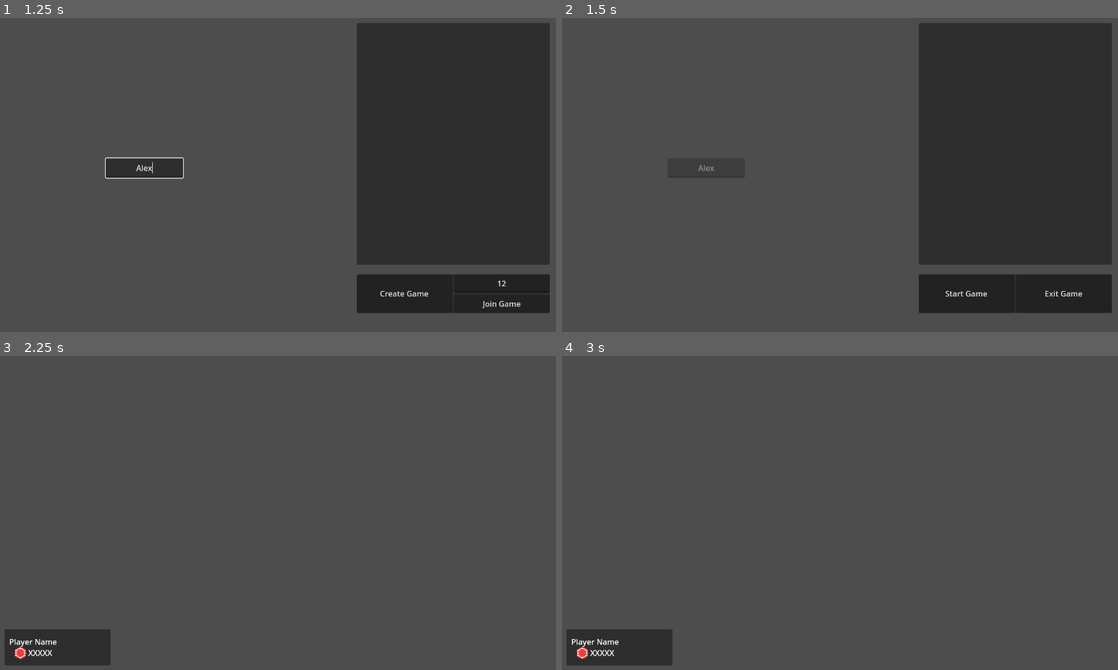
Above: before the commit, frames 1-4 (two rows, left to right).
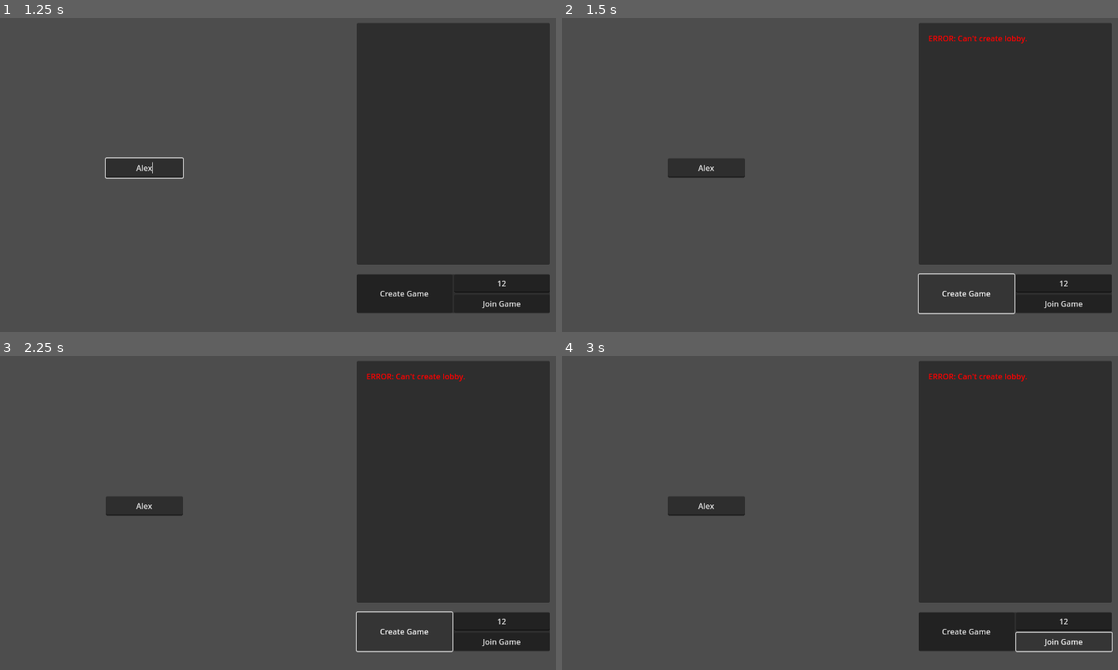
Above: after the commit, the same moments.

Repository: rwilson02/Poker-Party
Game: Godot game, scene res://scenes/Main.tscn
Two runs of this game, one before a commit and one after it. Both use one fixed random seed, a clock stepped at 60 frames per second and the inputs below.
Inputs (mouse positions are in pixels of both pictures, inside the frame that each line leads up to):
- Up to frame 1 (1.25 s): click (500, 284) at 0.52 s; type "12" at 0.6 s; click (144, 168) at 0.75 s; type "Alex" at 0.83 s
- Up to frame 2 (1.5 s): click "Create Game" at 1.25 s
- Up to frame 3 (2.25 s): click (405, 632) at 2 s, where only the run before the commit has a clickable "Start Game"
- Up to frame 4 (3 s): click (1062, 641) at 2.75 s, where only the run after the commit has a clickable "Join Game"

Frame 1 is identical in both runs. In frame 2, 0.7% of the frame differs, in the area x 24-94%, y 5-95%; in frame 3, 32%; in frame 4, 33%, in the area x 0-100%, y 1-99%.

Commit message:
lobby error handling pt1

Diff:
--- a/scripts/lobby.gd
+++ b/scripts/lobby.gd
@@ -37,28 +37,54 @@
 func create_game():
 	if not name_input.text.is_empty():
 		Netgame.player_info["name"] = name_input.text
-	name_input.editable = false
 
-	Netgame.create_game()
-	lobby_controls.visible = false
-	start_controls.visible = true
-	start_controls.get_node("StartButton").visible = true
+	var error = Netgame.create_game()
+	if not error:
+		name_input.editable = false
+		lobby_controls.visible = false
+		start_controls.visible = true
+		start_controls.get_node("StartButton").visible = true
+	else:
+		player_display.clear()
+		player_display.push_color(Color.RED)
+		match error:
+			ERR_CANT_CREATE:
+				player_display.append_text("ERROR: Can't create lobby.")
+			_:
+				player_display.append_text("Not sure what the issue is: %s" % error)
+		player_display.pop()
 
 func on_join_button():
 	if not name_input.text.is_empty():
 		Netgame.player_info["name"] = name_input.text
-	name_input.editable = false
 
-	Netgame.join_game(address_bar.text)
-	lobby_controls.visible = false
-	start_controls.visible = true
-	start_controls.get_node("StartButton").visible = false
+	var error = Netgame.join_game(address_bar.text)
+	if not error:
+		name_input.editable = false
+		lobby_controls.visible = false
+		start_controls.visible = true
+		start_controls.get_node("StartButton").visible = false
+
+		player_display.clear()
+		player_display.append_text("...")
+		await get_tree().create_timer(0.1).timeout
+		if not Netgame.players.has(1):
+			player_display.clear()
+			player_display.push_italics()
+			player_display.push_color(Color.DARK_GRAY)
+			player_display.append_text("Nobody seems to be hosting yet...\n")
+			player_display.append_text("But you'll automatically join once they do.")
+			player_display.pop()
+			player_display.pop()
+	else:
+		print(error)
 
 func on_cancel_button():
 	if multiplayer.is_server():
 		Netgame.server_disconnected.emit()
 	else:
 		Netgame.player_disconnected.emit(multiplayer.get_unique_id())
+		Netgame.players.clear()
 	multiplayer.multiplayer_peer = null
 	update_player_display()
 
